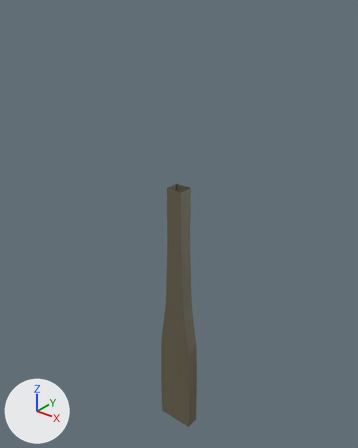
Renders of the Blender file Lager25/Assets/Resources/3D/Walls/m_wll_pil_001.blend from each side of a commit.
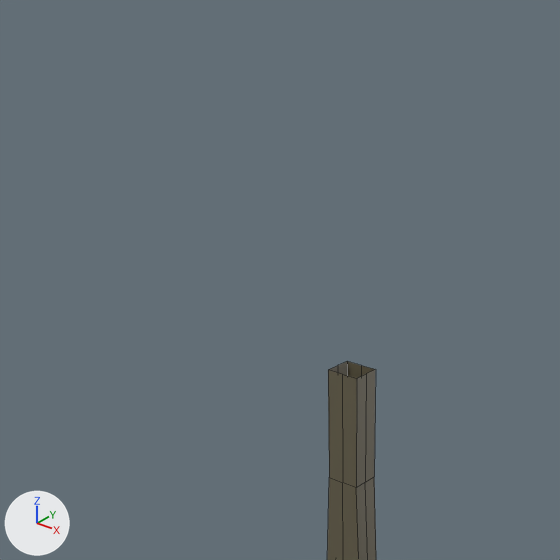
Old and new are each drawn whole from a 50 mm camera at (18.73, -23.39, 31.93) aimed at (-0.58, 0.75, 16.96) and again close up on the part from 0% to 79% of the width and 0% to 64% of the height. The axes (+X, +Y, +Z) are drawn at lower left. The lights are the same throughout. The close-ups show mesh edges as thin lines.
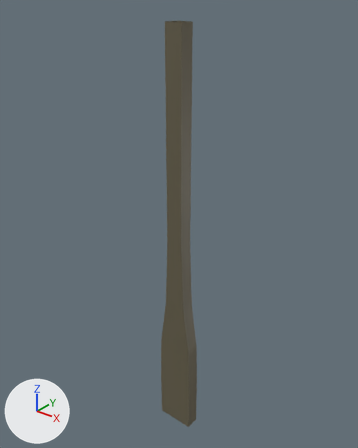
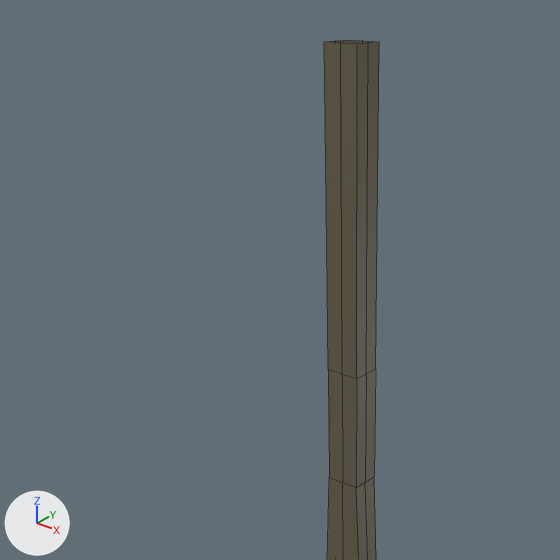
What differs and where, as boxes (x1, y1, x2, y2) in the close-ups (560 x 560 px):
'Cube', reshaped
    before: (327, 361, 376, 560)
    after: (324, 40, 379, 560)
part 1 of me_cube_002, added
    after: (324, 40, 379, 378)

Diff of the bpy script that builds the scene:
```diff
--- a/Lager25/Assets/Resources/3D/Walls/m_wll_pil_001.blend.py
+++ b/Lager25/Assets/Resources/3D/Walls/m_wll_pil_001.blend.py
@@ me_cube_002 @@
 me_cube_002.from_pydata(...)  # 18 vertices, 10 faces; spans x 0.0..1.4, y -0.5..0.0, z 0.0..20.0
 # used by ob_cube; location = (0.0, 0.0, 0.0)
 # verts and faces of me_cube_002; kept vertices keep their numbers, new ones are numbered from 18
 # before: 9 (0.0, -0.5, 20.0) at pixel (342, 374), 10 (0.6, -0.5, 20.0) at pixel (356, 378), 11 (0.6, 0.0, 20.0) at pixel (366, 373)
+# me_cube_002 part 1
+for new, old in zip([18, 19, 20], [9, 10, 11]): verts[new] = verts[old] + (0.0, 0.0, 10.0)
+faces += [(10, 11, 20, 19), (9, 10, 19, 18)]
 me_cube_002.materials.append(mat_material_002)
```
